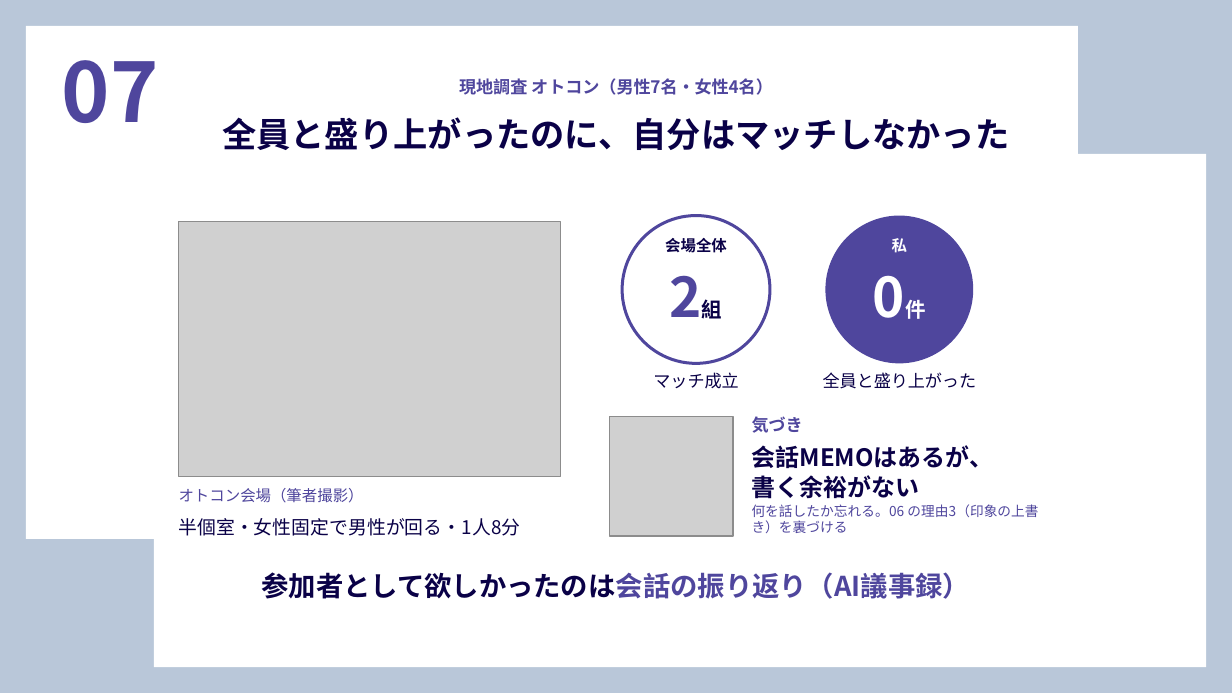
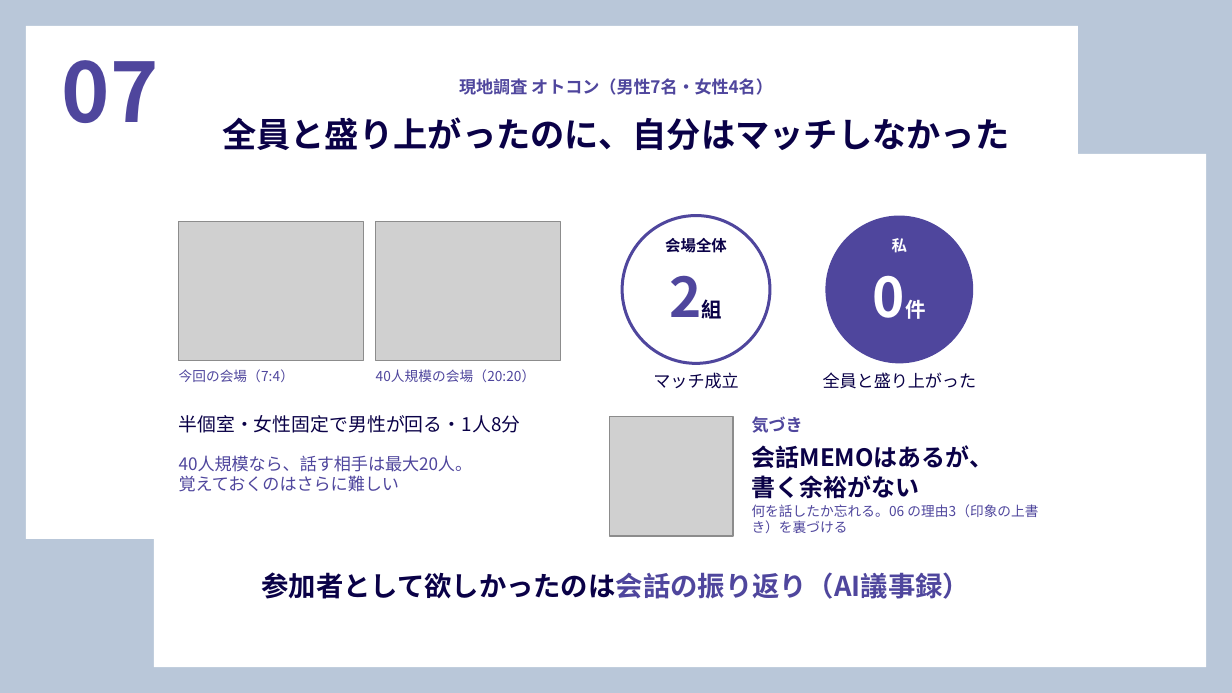
Before and after one commit to waka1220/waka1220, a slide deck: slide 1 of slides/slide07_field_research.pptx. Drawn at 1232x693 pixels with LibreOffice and Linux fonts; fonts in the diff are those of the drawing; grey boxes stand for pictures. Boxes give left, top, right and bottom in pixels: in the first picture for what was removed or moved away, otherwise in the second. Text is boxed around its words. In the diff, an @@ line names an element or a change of style, - is before the commit and + after.

```diff
--- a/slides/slide07_field_research.pptx
+++ b/slides/slide07_field_research.pptx
@@ picture removed at (179, 222, 561, 477) @@
@@ picture added at (179, 222, 363, 360) @@
@@ picture added at (376, 222, 561, 360) @@
@@ text added at (179, 369, 294, 382), 8 pt, text #4F469D @@
+今回の会場（7:4）
@@ text added at (376, 369, 536, 382), 8 pt, text #4F469D @@
+40人規模の会場（20:20）
@@ text "半個室・女性固定で男性が回る・1人8分": place and size @@
-text "半個室・女性固定で男性が回る・1人8分" at (179, 518, 521, 536)
+text "半個室・女性固定で男性が回る・1人8分" at (179, 415, 521, 433)
@@ text added at (179, 455, 473, 492), 10 pt, text #4F469D @@
+40人規模なら、話す相手は最大20人。
+覚えておくのはさらに難しい
@@ text removed at (179, 488, 364, 503) @@
-オトコン会場（筆者撮影）
```
Also in this commit, not shown: 4 other files.
